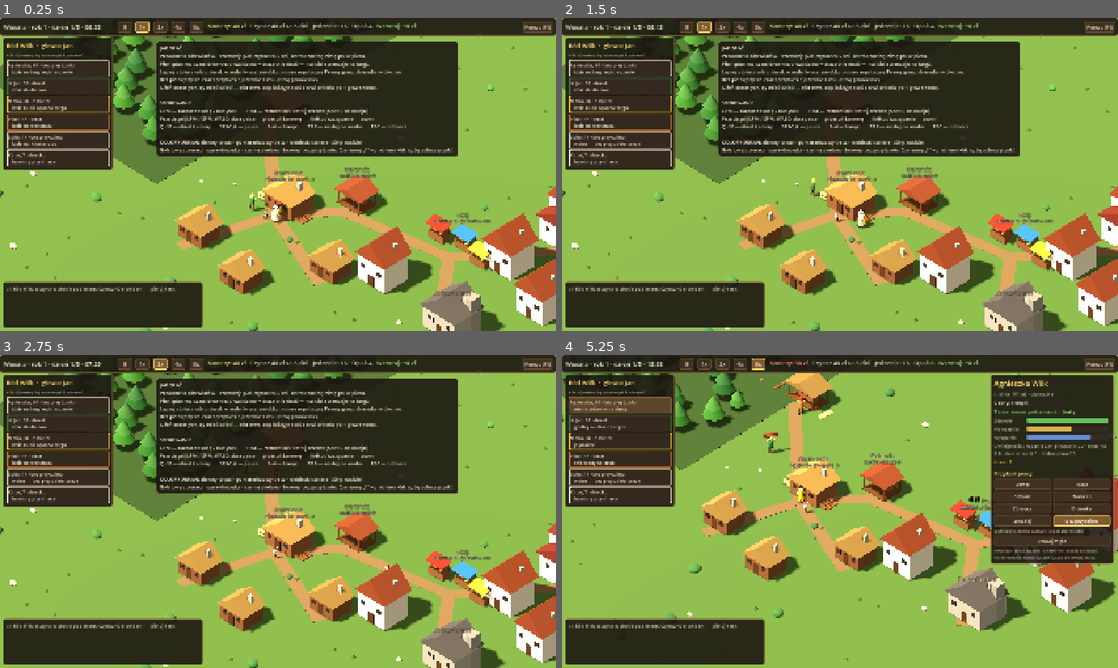
Above: before the commit, frames 1-4 (two rows, left to right).
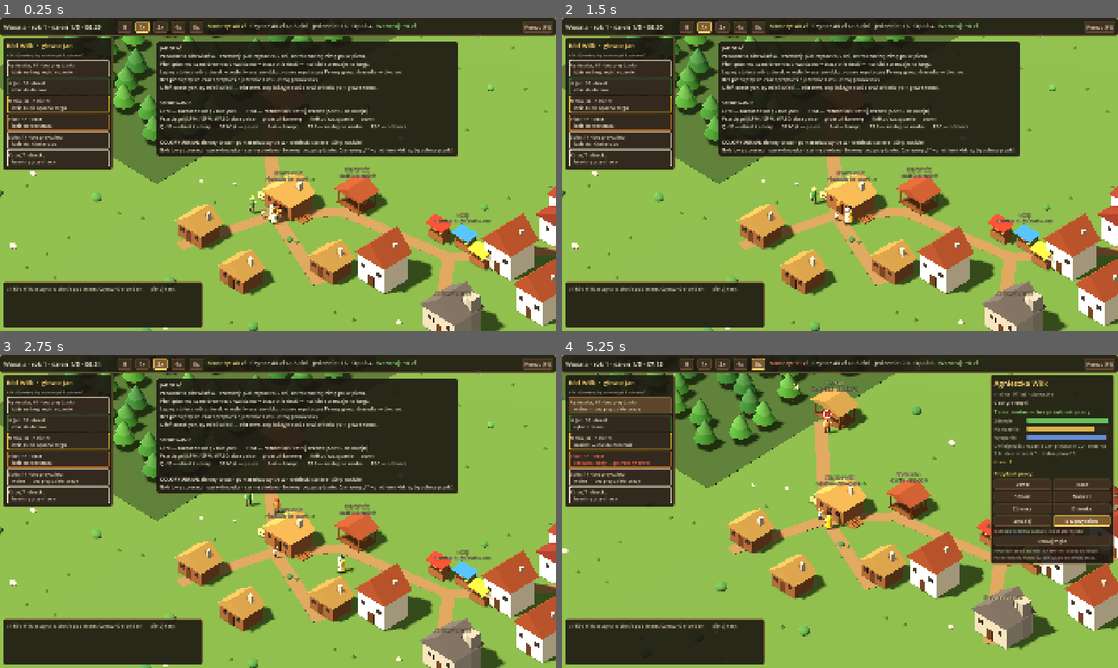
Above: after the commit, the same moments.

Repository: dwdzdc/dynastia
Game: Godot game, scene res://game/main.tscn
The game is run twice, just before and just after one commit, with the same random seed, the same clock (stepped at 60 frames per second) and the same inputs.
Inputs (mouse positions are in pixels of both pictures, inside the frame that each line leads up to):
- Up to frame 1 (0.25 s): no input
- Up to frame 2 (1.5 s): click "II" at 0.5 s; click "1x" at 1.25 s
- Up to frame 3 (2.75 s): click "2x" at 2 s
- Up to frame 4 (5.25 s): click "4x" at 2.75 s; click "8x" at 3.5 s; click "Pomoc (F1)" at 4.25 s; click (617, 405) at 5 s, where only the run before the commit has a clickable "Agnieszka, 61 · bez przydział…"

The runs differ from the first frame. In frame 1, 0.3% of the frame differs, in the area x 17-53%, y 2-66%; in frame 2, 0.4%; in frame 3, 0.2%; in frame 4, 27%, in the area x 0-100%, y 0-98%.

Commit message:
Doba 10 min realnych; tempo zycia bez zmian, szanse rodzinne na rok zycia
day_seconds 60 -> 600. Czynnosci wydluzone (rabanie 45 s, pila 40 s, krzeslo
130 s), predkosc chodu 4 m/s, mniejsze ladunki - dochod na dobe zblizony do
poprzedniego. Rok zycia nadal ~4 min realnych (days_per_year_of_life 0.4);
smierc ze starosci, poczecie i ciaza w danych na rok zycia, przeliczane na dobe.
Poprawka odmiany 'zginela'.

Co-Authored-By: Claude Opus 5.5 <noreply@anthropic.com>

Diff:
--- a/data/balance.json
+++ b/data/balance.json
@@ -1,7 +1,7 @@
 {
   "world_seed": 20261101,
   "time": {
-    "day_seconds": 60.0,
+    "day_seconds": 600.0,
     "days_per_season": 5,
     "days_per_year": 20,
     "seasons": [
@@ -26,7 +26,7 @@
       8
     ],
     "twilight": 0.05,
-    "substep": 0.1,
+    "substep": 0.2,
     "daylight": {
       "spring": {
         "sunrise": 0.25,
@@ -47,7 +47,7 @@
     }
   },
   "aging": {
-    "days_per_year_of_life": 4,
+    "days_per_year_of_life": 0.4,
     "stages": {
       "child": {
         "min": 0,
@@ -73,12 +73,12 @@
       "elder": 0.65
     },
     "old_age_start": 55,
-    "old_age_daily_death": 0.0009,
-    "old_age_growth": 1.12
+    "old_age_death_per_year": 0.0036,
+    "old_age_growth_per_year": 1.12
   },
   "movement": {
-    "speed": 6.5,
-    "child_speed": 4.5,
+    "speed": 4.0,
+    "child_speed": 3.0,
     "arrive_radius": 0.6
   },
   "schedule": {
@@ -121,15 +121,15 @@
     "eff_per_level": 0.07
   },
   "jobs": {
-    "chop_seconds": 3.0,
-    "saw_seconds": 3.5,
+    "chop_seconds": 45.0,
+    "saw_seconds": 40.0,
     "saw_planks_per_log": 2,
-    "craft_seconds": 9.0,
+    "craft_seconds": 130.0,
     "craft_planks": 2,
     "dark_work_mult": 0.6,
-    "wait_seconds": 2.0,
+    "wait_seconds": 3.0,
     "laborer_wage_day": 7.0,
-    "forage_seconds": 5.0,
+    "forage_seconds": 40.0,
     "forage_yield": {
       "spring": 0.7,
       "summer": 1.0,
@@ -141,9 +141,9 @@
   },
   "carry": {
     "log": 2,
-    "plank": 10,
-    "chair": 4,
-    "food": 8
+    "plank": 4,
+    "chair": 2,
+    "food": 5
   },
   "storage": {
     "sawmill": {
@@ -215,22 +215,22 @@
   },
   "family": {
     "marry_min_age": 16,
-    "marry_daily_chance": 0.18,
     "spouse_age_spread": 6,
     "fertile_min": 16,
     "fertile_max": 42,
-    "conceive_daily": 0.04,
     "max_children": 7,
-    "pregnancy_days": 3,
     "birth_mother_death": 0.04,
     "birth_child_death": 0.07,
     "birth_risk_age_mult": 2.0,
     "birth_risk_age": 36,
     "birth_risk_low_health_mult": 2.0,
-    "max_household": 12
+    "max_household": 12,
+    "marry_chance_per_day": 0.3,
+    "conceive_per_year": 0.16,
+    "pregnancy_years": 0.75
   },
   "crime": {
-    "steal_seconds": 6.0,
+    "steal_seconds": 50.0,
     "caught_base": 0.07,
     "caught_skill_reduction": 0.06,
     "caught_dark_mult": 0.6,
--- a/sim/family.gd
+++ b/sim/family.gd
@@ -209,12 +209,18 @@
 	var start := float(_aging["old_age_start"])
 	if age < start:
 		return
-	var chance := float(_aging["old_age_daily_death"]) * pow(float(_aging["old_age_growth"]), age - start)
+	var per_year := float(_aging["old_age_death_per_year"]) * pow(float(_aging["old_age_growth_per_year"]), age - start)
+	var chance := _per_day(per_year)
 	if w.rng.chance(chance):
 		var a: SimAgent = w.agent_by_id(p.agent_id)
 		w.kill(a, "zmarł%s ze starości" % ("" if p.sex == "m" else "a"))
 
 
+# Szansa na rok życia → szansa na dobę (doba może trwać kilka lat życia).
+func _per_day(per_year: float) -> float:
+	return 1.0 - pow(1.0 - clampf(per_year, 0.0, 1.0), 1.0 / _days_per_year)
+
+
 func _fertile(p: SimPerson) -> bool:
 	var age := age_of(p)
 	return p.sex == "f" and age >= float(_fam["fertile_min"]) and age <= float(_fam["fertile_max"])
@@ -232,11 +238,11 @@
 	var a: SimAgent = w.agent_by_id(p.agent_id)
 	if a == null or a.status != "active":
 		return
-	var c := float(_fam["conceive_daily"])
+	var c := _per_day(float(_fam["conceive_per_year"]))
 	if a.hungry_no_food or a.health < 40.0:
 		c *= 0.3
 	if w.rng.chance(c):
-		p.pregnant_left = float(_fam["pregnancy_days"])
+		p.pregnant_left = float(_fam["pregnancy_years"]) * _days_per_year
 		w.note("%s spodziewa się dziecka." % p.name, "good", a.position)
 
 
@@ -345,7 +351,7 @@
 	var a: SimAgent = w.agent_by_id(p.agent_id)
 	if a == null or a.status != "active":
 		return
-	if not w.rng.chance(float(_fam["marry_daily_chance"])):
+	if not w.rng.chance(float(_fam["marry_chance_per_day"])):
 		return
 	var cand := _materialize_candidate(p)
 	var traits_txt := "brak szczególnych cech"
--- a/sim/world.gd
+++ b/sim/world.gd
@@ -409,7 +409,7 @@
 	var what: String = { "chop": "przy wyrębie", "saw": "przy pile", "craft": "w stolarni" }[act]
 	var roll := rng.next_float()
 	if roll < float(r["fatal_share"]):
-		kill(a, "zginął%s w wypadku %s" % ["" if person == null or person.sex == "m" else "a", what])
+		kill(a, "%s w wypadku %s" % ["zginął" if person == null or person.sex == "m" else "zginęła", what])
 		return
 	var sev := "severe" if roll < float(r["fatal_share"]) + float(r["severe_share"]) else "minor"
 	var cfg: Dictionary = r[sev]
Not shown, changed: progress.md
